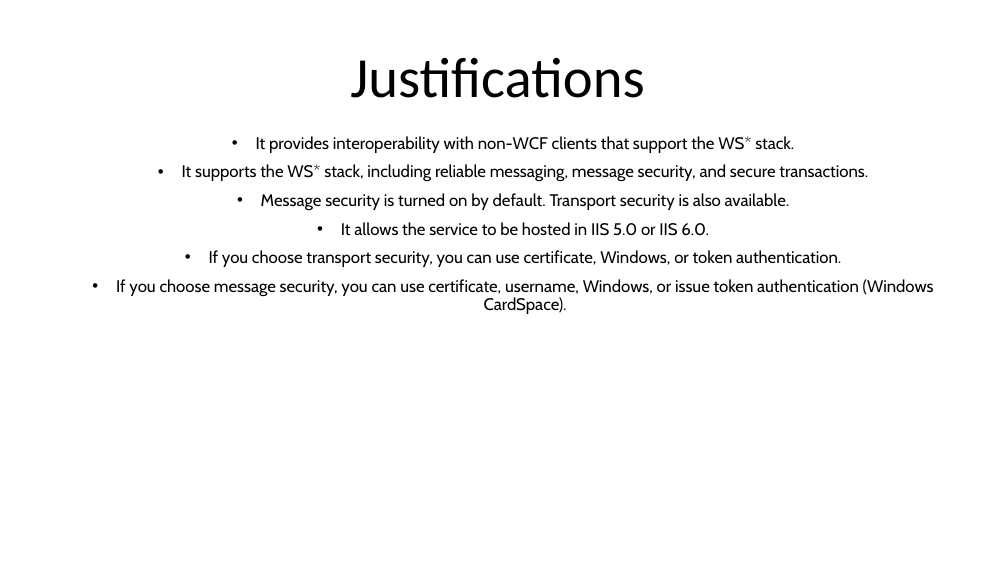
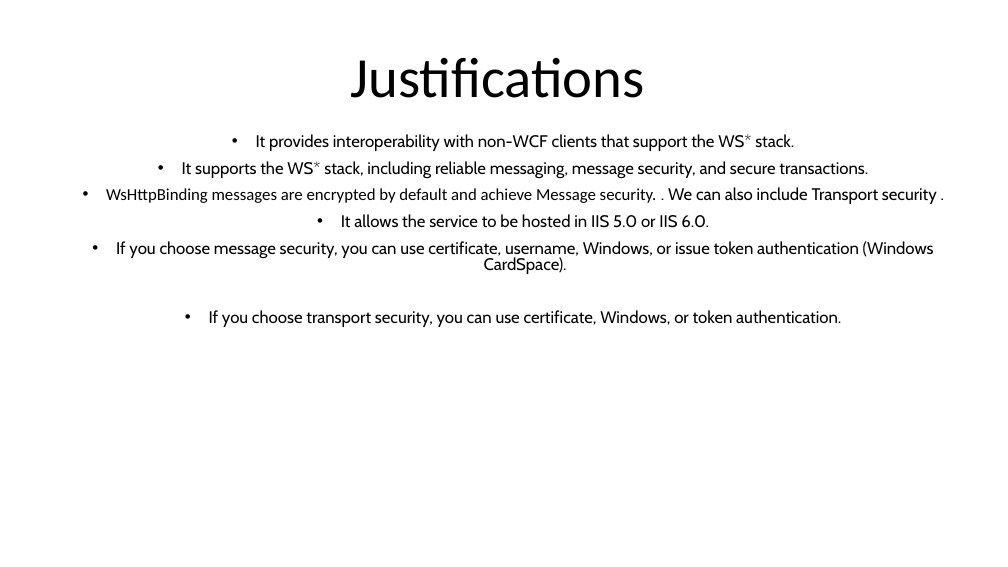
Before and after one commit to XUMINSHENG/dotNET_CA, a slide deck: slide 1 of Docs/presentation/JustificationsForBinding.pptx. Drawn at 1008x567 pixels with LibreOffice and Linux fonts; fonts in the diff are those of the drawing. Boxes give left, top, right and bottom in pixels: in the first picture for what was removed or moved away, otherwise in the second. Text is boxed around its words. In the diff, an @@ line names an element or a change of style, - is before the commit and + after.

```diff
--- a/Docs/presentation/JustificationsForBinding.pptx
+++ b/Docs/presentation/JustificationsForBinding.pptx
@@ subtitle at (x1=182, y1=134, x2=868, y2=327): line spacing 0.9 to 0.8 @@
@@ subtitle at (x1=106, y1=187, x2=937, y2=204): text changed; font Cabin to Calibri @@
-• Message security is turned on by default. Transport security is also available.
+• WsHttpBinding messages are encrypted by default and achieve Message security. . We can also include Transport security .
@@ subtitle at (x1=116, y1=241, x2=934, y2=274): paragraph added @@
+• If you choose message security, you can use certificate, username, Windows, or issue token authentication (Windows CardSpace).
@@ subtitle at (x1=116, y1=279, x2=934, y2=314): paragraph removed @@
-• If you choose message security, you can use certificate, username, Windows, or issue token authentication (Windows CardSpace).
```
Also in this commit, not shown: 2 other files.
